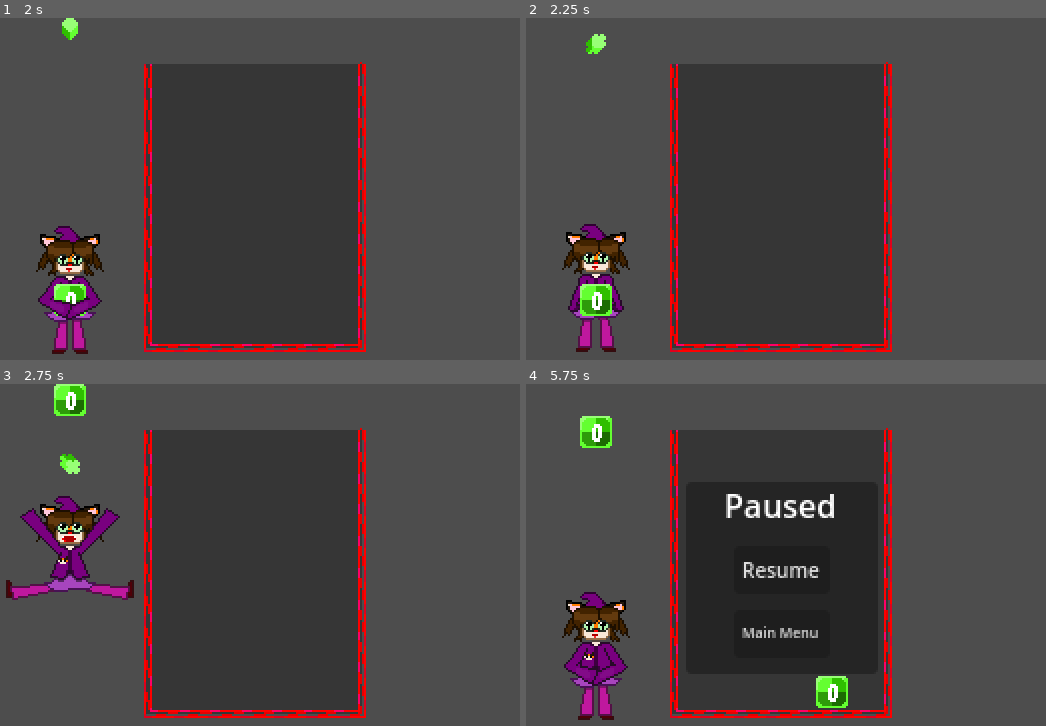
Above: before the commit, frames 1-4 (two rows, left to right).
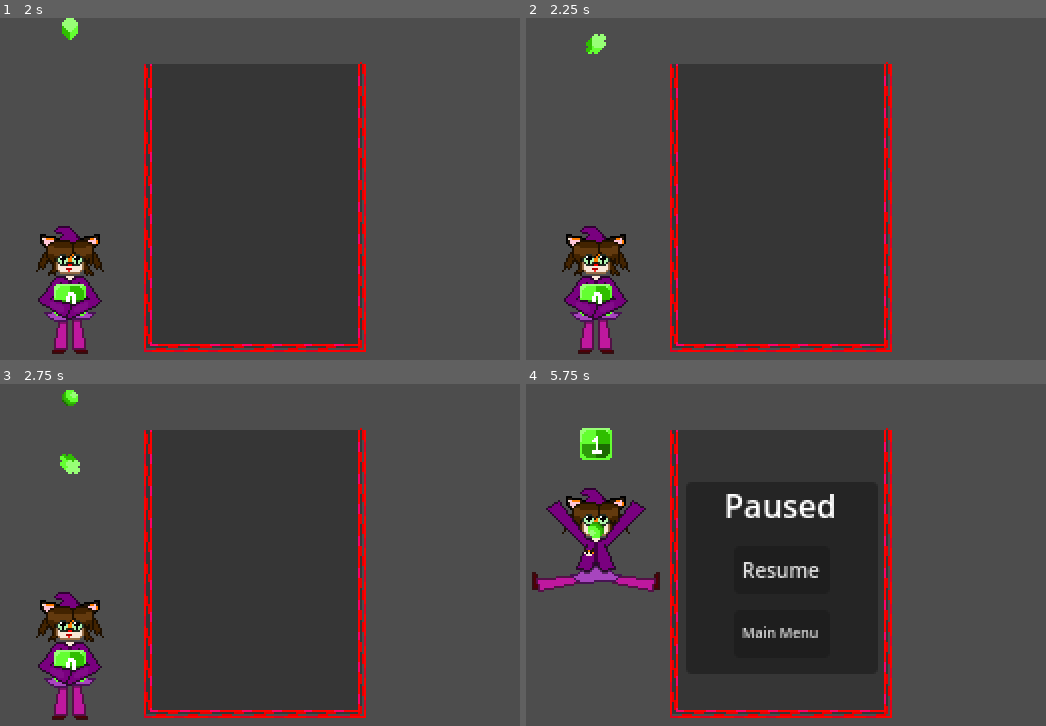
Above: after the commit, the same moments.

Repository: HuskyGameDev/2025f-team2
Game: Godot game, scene res://Scenes/TestScenes/TutorialLevel.tscn
The game is run twice, just before and just after one commit, with the same random seed, the same clock (stepped at 60 frames per second) and the same inputs. This scene is started directly instead of the project's main scene.
Inputs (mouse positions are in pixels of both pictures, inside the frame that each line leads up to):
- Up to frame 1 (2 s): click (494, 329) at 0.5 s; click (494, 329) at 1.25 s
- Up to frame 2 (2.25 s): hold Right (right) from 2.03 s (still down); hold Z (release) from 2.03 s (still down)
- Up to frame 3 (2.75 s): keep holding Right (right); keep holding Z (release)
- Up to frame 4 (5.75 s): release Right (right) at 2.78 s; release Z (release) at 2.78 s; hold Down (down) 2.78-3.53 s; tap Z (release) at 2.85, 3.8, 4.35 s; hold Right (right) 3.53-4.28 s; hold R (reroll) 3.53-4.28 s; hold Up (up) 4.28-5.03 s; hold Left (left) from 5.03 s (still down); hold Z (release) from 5.03 s (still down); tap Escape (pause) at 5.65 s

Frame 1 is identical in both runs. In frame 2, 1.8% of the frame differs, in the area x 6-20%, y 60-99%; in frame 3, 6.6%; in frame 4, 7.4%, in the area x 1-62%, y 9-99%.
Error after the commit: Invalid access to property or key 'placed' on a base object of type 'previously freed'. (res://Scripts/Gameplay/TutorialControl.gd:142)

Commit message:
Tutorial close to done
Added phases 5-18 to the tutorial. Made it so that blocks can only be released if their value is over 1. Added a specific block spawn command and a specific enemy spawn command.

Diff:
--- a/Scenes/TestScenes/TutorialLevel.tscn
+++ b/Scenes/TestScenes/TutorialLevel.tscn
@@ -17,7 +17,7 @@
 [node name="Background" parent="LevelManager" index="4"]
 visible = false
 
-[node name="TutorialController" type="Control" parent="." node_paths=PackedStringArray("label", "textbox", "levelmngr", "boxfill")]
+[node name="TutorialController" type="Control" parent="." node_paths=PackedStringArray("label", "textbox", "levelmngr", "boxfill", "levelgrid")]
 process_mode = 3
 layout_mode = 3
 anchors_preset = 0
@@ -28,6 +28,7 @@
 textbox = NodePath("TextBox")
 levelmngr = NodePath("../LevelManager")
 boxfill = NodePath("../LevelManager/BoxFiller")
+levelgrid = NodePath("../LevelManager/BaseGridPos")
 
 [node name="TextBox" type="Panel" parent="TutorialController"]
 layout_mode = 0
--- a/Scripts/Gameplay/BoxFiller.gd
+++ b/Scripts/Gameplay/BoxFiller.gd
@@ -49,6 +49,9 @@
 	if event.is_action_pressed("reroll"):
 		reroll()
 	if event.is_action_pressed("release"):
+		#stops release when block is at value 0
+		if fblock.blockValue < 1 && fblock.bType == BoxHandler.BlockType.Block:
+			return
 		if fblock.blockValue >= 20:
 			return
 		var aBlock : BoxHandler = fblock
--- a/Scripts/Gameplay/LevelManager.gd
+++ b/Scripts/Gameplay/LevelManager.gd
@@ -75,6 +75,16 @@
 	if blocks_placed_since_enemy >= randi_range(3, 5):
 		spawnRandomEnemy()
 		blocks_placed_since_enemy = 0
+	return new_block
+
+#may help later, I just need to spawn an arrow specifically in the tutorial
+#must use this signature: levelmngr.spawnSpecificBlock(levelmngr.blank_node) replace blank with correct node
+func spawnSpecificBlock(node) -> BoxHandler:
+	var new_block = node.instantiate()
+	boxFiller.fillBlock(new_block)
+	new_block._set_color(levelOrder.colorOrder[cid])
+	new_block.bPosition = Vector2i(boxGrid.grid_size.x / 2, boxGrid.grid_size.y - 1)
+	new_block.levelGrid = boxGrid
 	return new_block
 
 func spawnRandomEnemy():
@@ -146,3 +156,69 @@
 
 	# Spawn into grid
 	enemy.spawn_in_grid(boxGrid, Vector2i(spawn_col, spawn_row), color_index)
+
+#Spawns a specific type of enemy
+#must use this signature: levelmngr.spawnSpecificEnemy(x)
+#x =
+#		0 static_enemy_node
+#		1 floater_enemy_node
+#		2 painter
+func spawnSpecificEnemy(enemyType: int) -> EnemyHandler:
+	print("Attempted enemy spawn")
+
+	var enemy_scene: PackedScene
+	var enemy_type = randi() % 3
+
+	match enemy_type:
+		0: enemy_scene = static_enemy_node
+		1: enemy_scene = floater_enemy_node
+		2: enemy_scene = painter_enemy_node
+
+	var enemy: EnemyHandler = enemy_scene.instantiate()
+	if enemy == null:
+		push_error("Failed to instantiate enemy scene.")
+		return
+
+	# sets color to order
+	enemy._set_color(levelOrder.colorOrder[cid])
+
+	# --- Determine spawn location ---
+	var spawn_col = randi_range(0, boxGrid.grid_size.x - 1)
+	var spawn_row = 0
+
+	match enemy_type:
+		0: # Static - spawn visually near bottom (numerically high y)
+			for row in range(0, boxGrid.grid_size.y - 1):
+				if boxGrid.blocks[row][spawn_col] == null:
+					spawn_row = row
+					break
+		1: # Floater - spawn higher up
+			var attempts = 0
+			spawn_row = randi_range(0, int(boxGrid.grid_size.y * 0.4))
+			while attempts < 30 and boxGrid.blocks[spawn_row][spawn_col] != null:
+				spawn_col = randi_range(0, boxGrid.grid_size.x - 1)
+				spawn_row = randi_range(0, int(boxGrid.grid_size.y * 0.4))
+				attempts += 1
+			spawn_row = clamp(spawn_row, 0, boxGrid.grid_size.y - 1)
+		2: # Painter - also spawn visually near bottom
+			for row in range(0, boxGrid.grid_size.y - 1):
+				if boxGrid.blocks[row][spawn_col] == null:
+					spawn_row = row
+					break
+
+	spawn_col = clamp(spawn_col, 0, boxGrid.grid_size.x - 1)
+	spawn_row = clamp(spawn_row, 0, boxGrid.grid_size.y - 1)
+
+	# --- Random color selection ---
+	var color_index: int
+	if enemy.palletes.size() > 0:
+		color_index = randi_range(0, enemy.palletes.size() - 1)
+	else:
+		color_index = randi_range(0, 2)  # fallback: 0–2
+
+	# Add enemy to the grid
+	boxGrid.add_child(enemy)
+
+	# Spawn into grid
+	enemy.spawn_in_grid(boxGrid, Vector2i(spawn_col, spawn_row), color_index)
+	return enemy
--- a/Scripts/Gameplay/TutorialControl.gd
+++ b/Scripts/Gameplay/TutorialControl.gd
@@ -4,8 +4,14 @@
 @export var textbox: Panel
 @export var levelmngr: LevelManager
 @export var boxfill: BoxFiller
+@export var levelgrid: LevelGrid
 
 var firstBlock
+var arrow
+var bomb
+var oneBlock
+var blockPlacedValue = 0
+var bombExploded = false
 
 # Complete control of everything that happens within the tutorial level
 
@@ -30,10 +36,15 @@
 #phase 6: unpause and let them merge blocks
 	#tell them to throw it and land it on the previous block
 	#repeat until they get it right
-#phase : give player an arrow, pause, explain the arrow
-#phase : let player throw the arrow
-#phase : after throw arrow, prefilled box to 19 and let 1 crystal fall, this is bomb
-#phase : spawn an enemy, only give player block of same color
+#phase 7-8:  explain the arrow
+#phase 9: give player an arrow, let player throw the arrow
+#phase 10: "pretty cool huh?"
+#phase 11: prefilled box to 19
+#phase 12: "that is one high value block!"
+#phase 13: "add anything more to it and it'll explode!"
+#phase 14: block with just one value
+#phase 15: spawn enemy at tail end of 14, explain it
+#pphase 16: finally, let player kill it
 
 #goes to next phase
 func _on_next_button_pressed() -> void:
@@ -53,7 +64,57 @@
 			makeTextDisappear()
 		5:
 			makeTextReappear()
-			setText("You will be given another block, land it on the already placed block to merge them!")
+			setText("Next, you will be given another block, land it on the already placed block to merge them!")
+		6:
+			boxfill.dropCrystals = true
+			makeTextDisappear()
+		7:
+			makeTextReappear()
+			setText("Next you will be given an arrow")
+		8:
+			setText("When used, the arrow shifts everything in the grid by 1 in the direction it is facing")
+		9:
+			makeTextDisappear()
+			if(boxfill.fblock != null):
+				boxfill.fblock.queue_free()
+			arrow = levelmngr.spawnSpecificBlock(levelmngr.arrow_node)
+		10:
+			makeTextReappear()
+			setText("Pretty cool huh?")
+		11:
+			makeTextDisappear()
+			if(boxfill.fblock != null):
+				boxfill.fblock.queue_free()
+			boxfill.dropCrystals = false
+			bomb = levelmngr.spawnBlock()
+			bomb.blockValue = 19
+			bomb._updateBoxText()
+		12:
+			makeTextReappear()
+			setText("That is one big block!")
+		13:
+			setText("Add anymore to that and it'll explode!")
+		14:
+			makeTextDisappear()
+			if(boxfill.fblock != null):
+				boxfill.fblock.queue_free()
+			boxfill.dropCrystals = false
+			oneBlock = levelmngr.spawnBlock()
+			oneBlock.blockValue = 1
+			oneBlock._updateBoxText()
+		15:
+			makeTextReappear()
+			setText("And finally, we have enemies")
+		16:
+			setText("These little guys are nuisances and must be cleard from the gameboard (working name)")
+		17:
+			setText("Drop blocks of the same color on them to destroy them!")
+		18:
+			makeTextDisappear()
+			boxfill.dropCrystals = true
+			boxfill.fblock.queue_free()
+			levelmngr.spawnBlock()
+			levelmngr.spawnSpecificEnemy(0)
 		_:
 			pass
 
@@ -73,8 +134,38 @@
 		if(firstBlock.blockValue >= 4):
 			_on_next_button_pressed()
 	#if during phase 2 the player throws their block, advance to phase 4
+	if( phase == 2 && Input.is_action_pressed("release") ):
+		phase = 4
 
 	#phase 4 ends when firstblock has been placed
 	if(phase == 4):
 		if(firstBlock.placed):
+			blockPlacedValue = firstBlock.blockValue
 			_on_next_button_pressed()
+
+	#track the first block value when placed, if it goes up during phase 6, it has merged
+	if(phase == 6):
+		if(firstBlock.blockValue > blockPlacedValue):
+			_on_next_button_pressed()
+
+	#once the arrow is release during phase 9, go next
+	#immediately remove all blocks
+	if(phase == 9 && arrow == null):
+		for i in levelgrid.get_all_blocks_in_board():
+			levelgrid.removeBlock(i)
+		_on_next_button_pressed()
+
+	#once the player places the bomb, phase 11 is over
+	if(phase == 11):
+		if(bomb.placed):
+			_on_next_button_pressed()
+
+	#once the bomb explodes during phase 14, go to next, spawn a static enemy
+	if(phase == 14):
+		if(bomb == null && !bombExploded):
+			bombExploded = true
+			boxfill.dropCrystals = false
+			await get_tree().create_timer(1, false).timeout
+			for i in levelgrid.get_all_blocks_in_board():
+				levelgrid.removeBlock(i)
+			_on_next_button_pressed()
